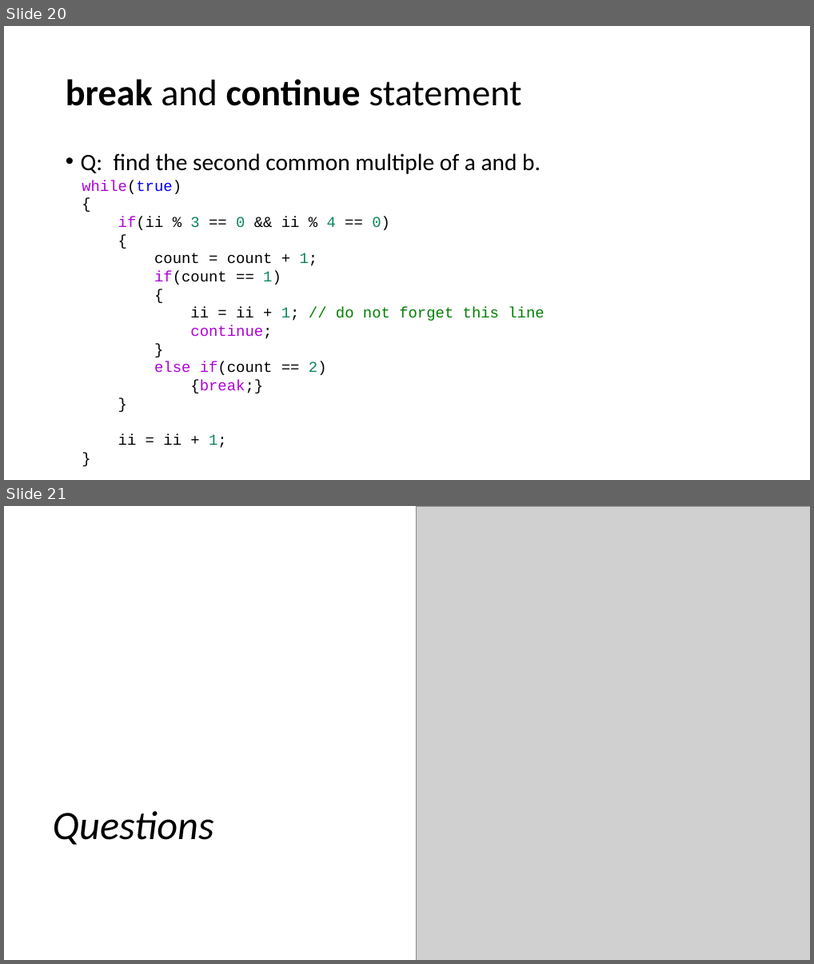
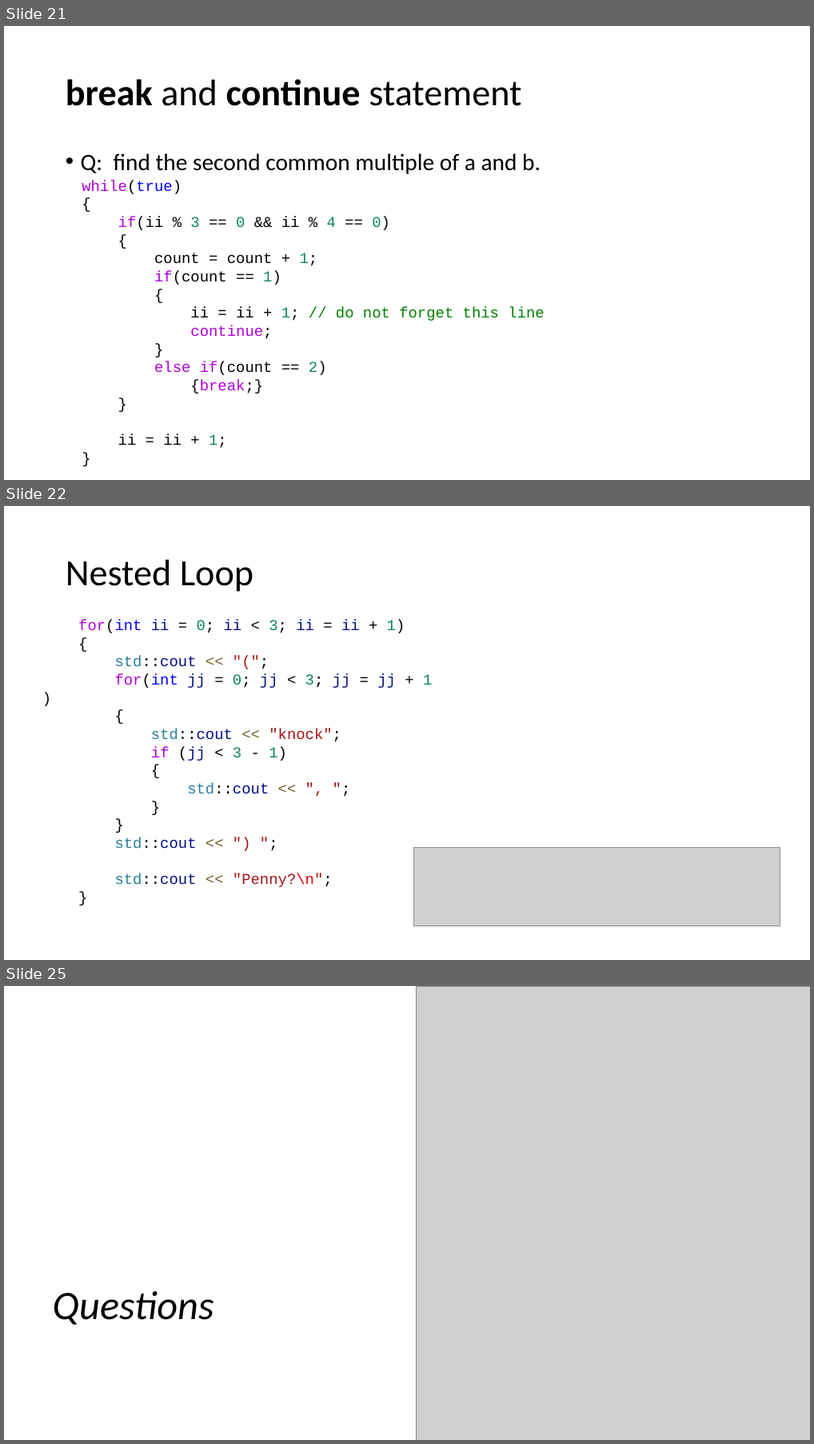
Before and after one commit to CNOCycle/cpp_tutorial, a slide deck: 06-loop/00-loop.pptx. Shown one above the other, each under a label of ours: slides 20 and 21 before the commit, slides 21, 22 and 25 after it; the slides between them are not shown. The pictures are 814x964 and 814x1444 pixels, drawn with LibreOffice and Linux fonts; fonts in the diff are those of the drawing; grey boxes stand for pictures. Boxes give left, top, right and bottom in pixels: in the first picture for what was removed or moved away, otherwise in the second. Text is boxed around its words. In the diff, an @@ line names an element or a change of style, - is before the commit and + after.

```diff
--- a/06-loop/00-loop.pptx
+++ b/06-loop/00-loop.pptx
@@ slide 22 added at (4,506,810,960), background #FFFFFF @@
@@ title added at (66,560,254,592), 44 pt, text #000000 @@
+Nested Loop
@@ text added at (78,620,432,887), 18 pt, text #000000 @@
+for(int ii = 0; ii < 3; ii = ii + 1)
+{
+std::cout << "(";
+for(int jj = 0; jj < 3; jj = jj + 1)
+{
+std::cout << "knock";
+if (jj < 3 - 1)
+{
+std::cout << ", ";
+}
+}
+std::cout << ") ";
+std::cout << "Penny?\n";
+}
@@ picture added at (414,847,782,926) @@
@@ what was slide 20 is now slide 21 @@
@@ what was slide 21 is now slide 25 @@
```
Also in this commit, not shown: 3 slides changed, 3 other slides added, 5 other files.
